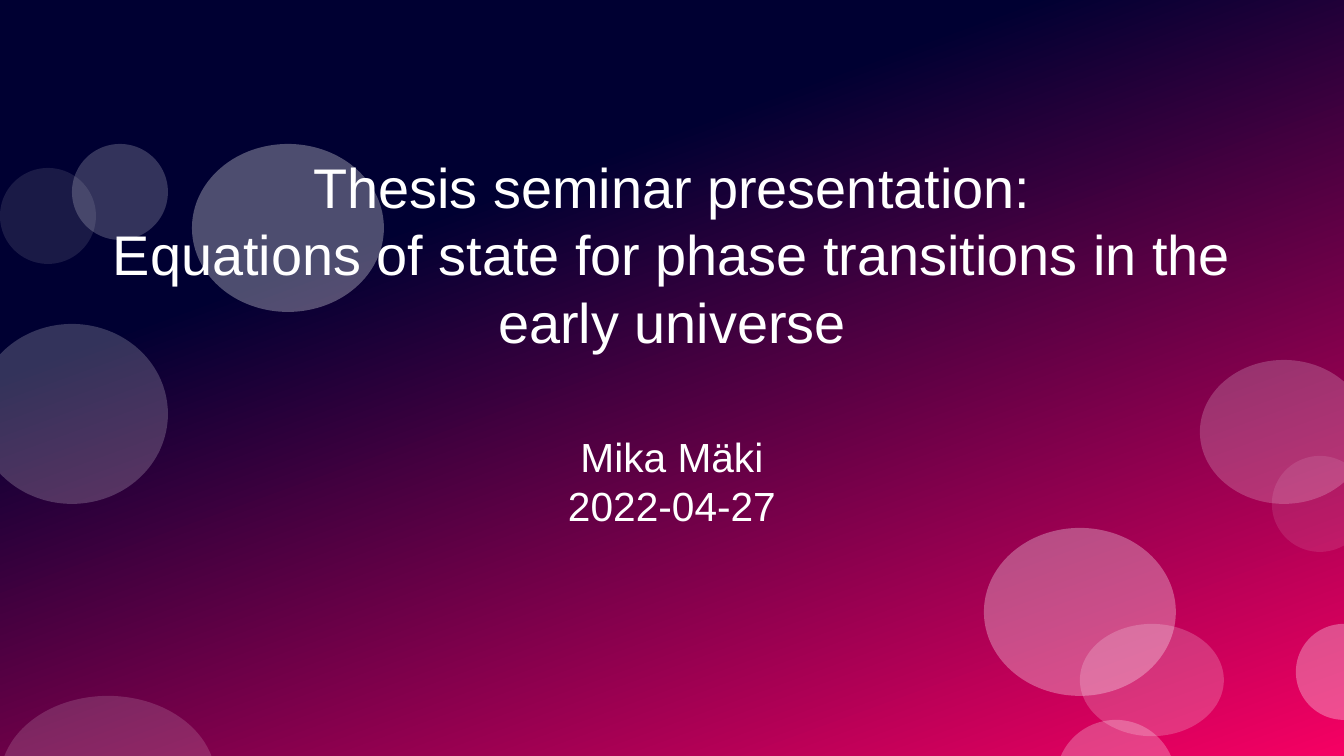
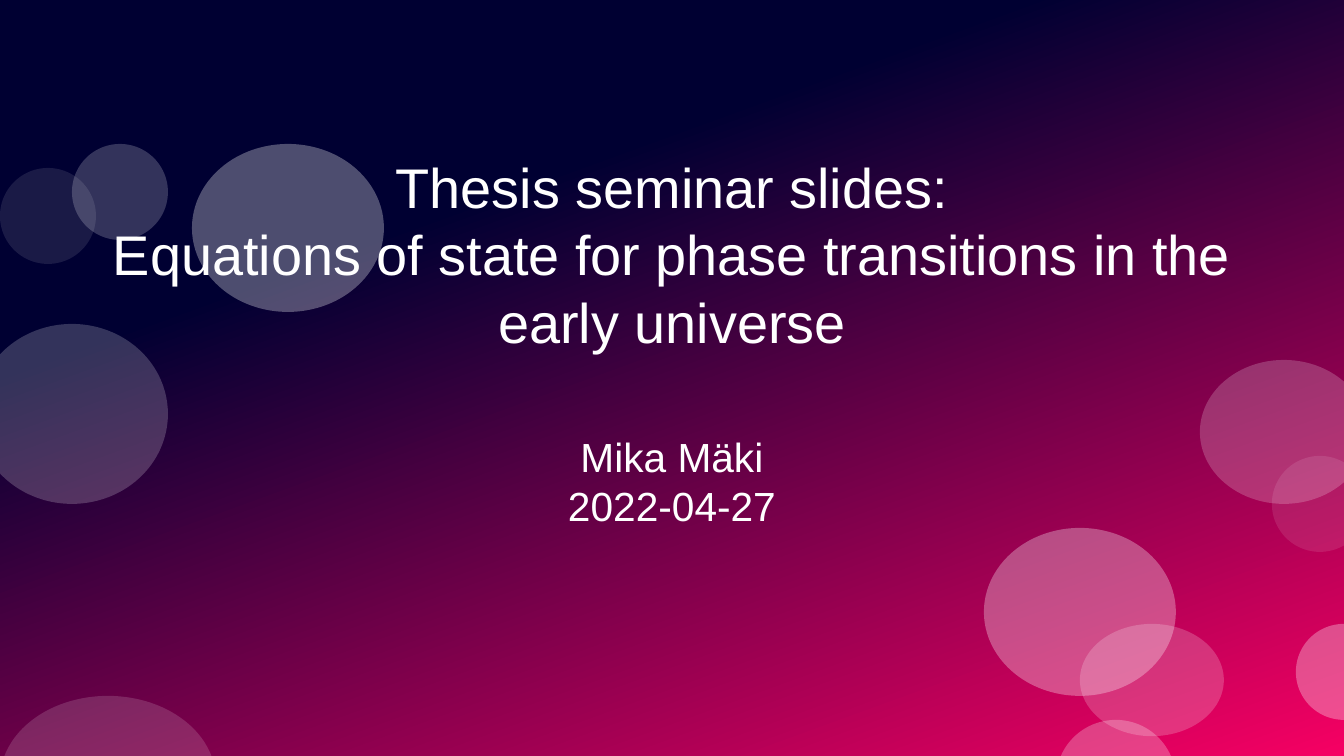
Before and after one commit to AgenttiX/msc-thesis2, a slide deck: slide 6 of cft_meetup_presentation/cft_meetup_slides.odp. Drawn at 1344x756 pixels with LibreOffice and Linux fonts; fonts in the diff are those of the drawing. Boxes give left, top, right and bottom in pixels: in the first picture for what was removed or moved away, otherwise in the second. Text is boxed around its words. In the diff, an @@ line names an element or a change of style, - is before the commit and + after.

```diff
--- a/cft_meetup_presentation/cft_meetup_slides.odp
+++ b/cft_meetup_presentation/cft_meetup_slides.odp
@@ title at box(113, 167, 1230, 352): text changed @@
-Thesis seminar presentation:
-Equations of state for phase transitions in the early universe
+Thesis seminar slides:
+Equations of state for phase transitions in the early universe
```
Also in this commit, not shown: 5 other slides changed, 1 other file.
